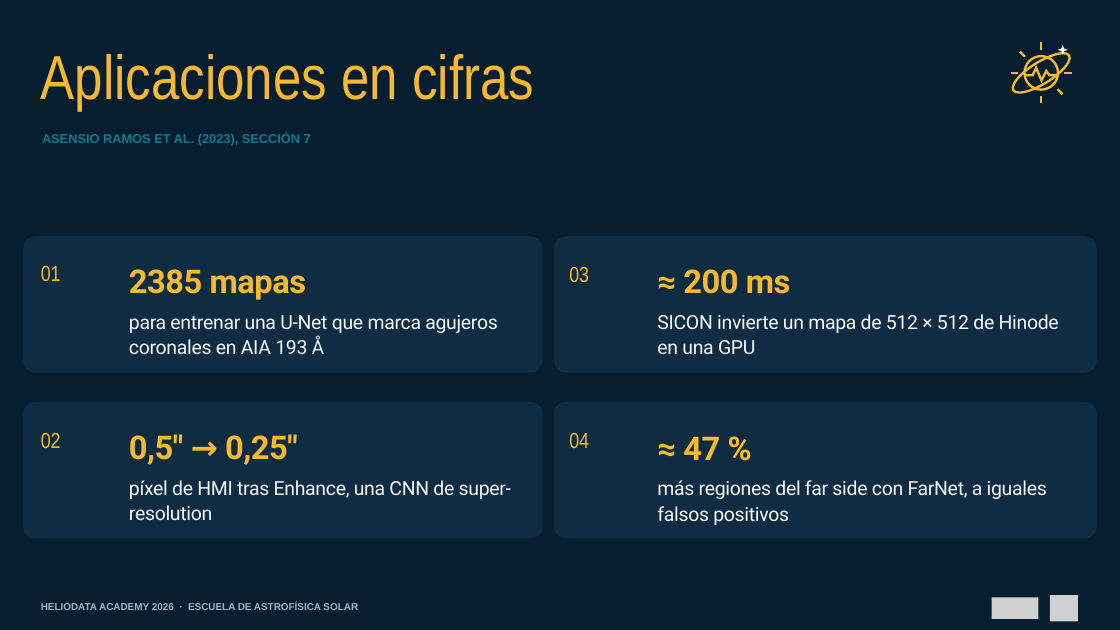
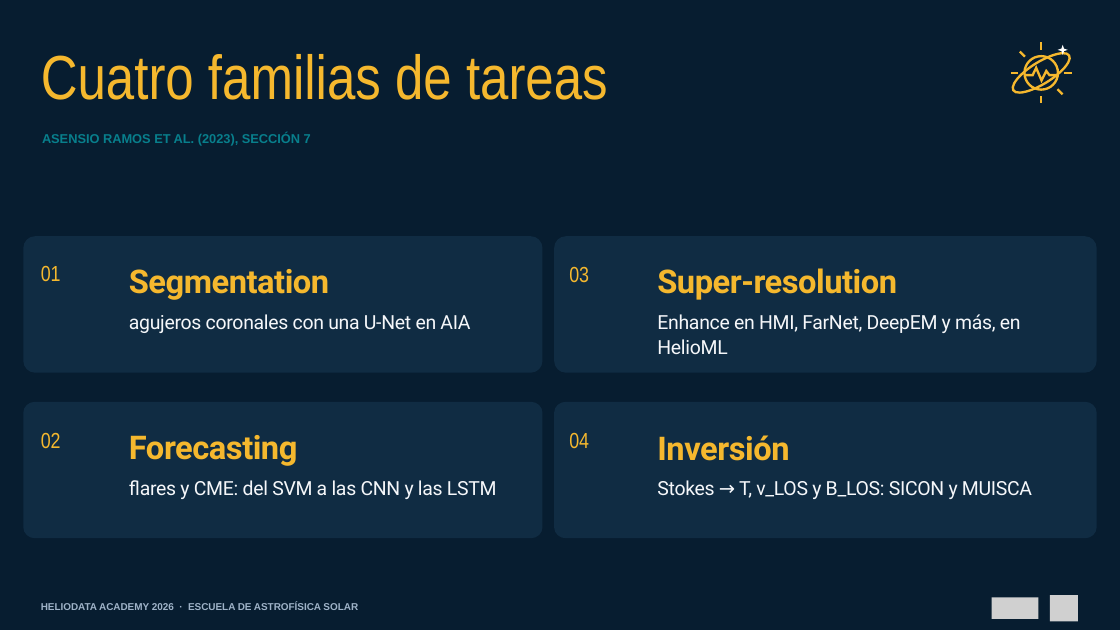
Before and after one commit to Group-of-Solar-Astrophysics/Escuela-Astrofisica-Solar-2026, a slide deck: slide 8 of 01_Material_por_expositor/Juan_Esteban_Agudelo_Ortiz/01_Presentacion/Machine_Learning_aplicado_al_Sol_Escuela_2026.pptx. Drawn at 1120x630 pixels with LibreOffice and Linux fonts; fonts in the diff are those of the drawing; grey boxes stand for pictures. Boxes give left, top, right and bottom in pixels: in the first picture for what was removed or moved away, otherwise in the second. Text is boxed around its words. In the diff, an @@ line names an element or a change of style, - is before the commit and + after.

```diff
--- a/01_Material_por_expositor/Juan_Esteban_Agudelo_Ortiz/01_Presentacion/Machine_Learning_aplicado_al_Sol_Escuela_2026.pptx
+++ b/01_Material_por_expositor/Juan_Esteban_Agudelo_Ortiz/01_Presentacion/Machine_Learning_aplicado_al_Sol_Escuela_2026.pptx
@@ text at (41, 54, 608, 100): text changed @@
-Aplicaciones en cifras
+Cuatro familias de tareas
@@ text at (129, 269, 329, 300): text changed @@
-2385 mapas
+Segmentation
@@ text at (657, 268, 897, 300): text changed @@
-≈ 200 ms
+Super-resolution
@@ text at (129, 314, 470, 333): text changed @@
-para entrenar una U-Net que marca agujeros coronales en AIA 193 Å
+agujeros coronales con una U-Net en AIA
@@ text at (657, 314, 1021, 354): text changed @@
-SICON invierte un mapa de 512 × 512 de Hinode en una GPU
+Enhance en HMI, FarNet, DeepEM y más, en HelioML
@@ text at (129, 435, 298, 466): text changed @@
-0,5″ → 0,25″
+Forecasting
@@ text at (657, 435, 789, 461): text changed @@
-≈ 47 %
+Inversión
@@ text at (129, 480, 497, 499): text changed @@
-píxel de HMI tras Enhance, una CNN de super-resolution
+flares y CME: del SVM a las CNN y las LSTM
@@ text at (657, 480, 1032, 499): text changed @@
-más regiones del far side con FarNet, a iguales falsos positivos
+Stokes → T, v_LOS y B_LOS: SICON y MUISCA
```
Also in this commit, not shown: 1 other file.
